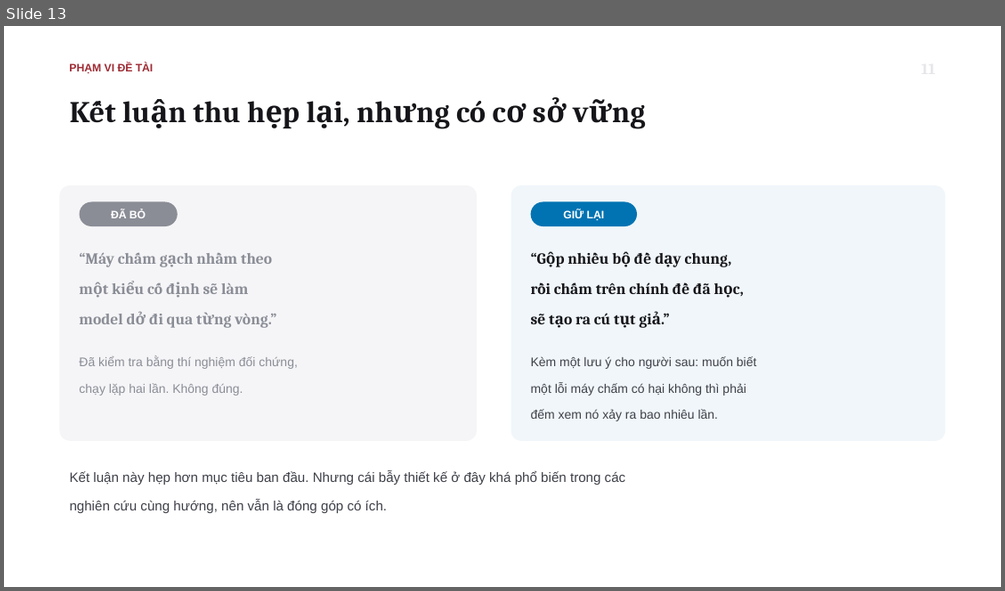
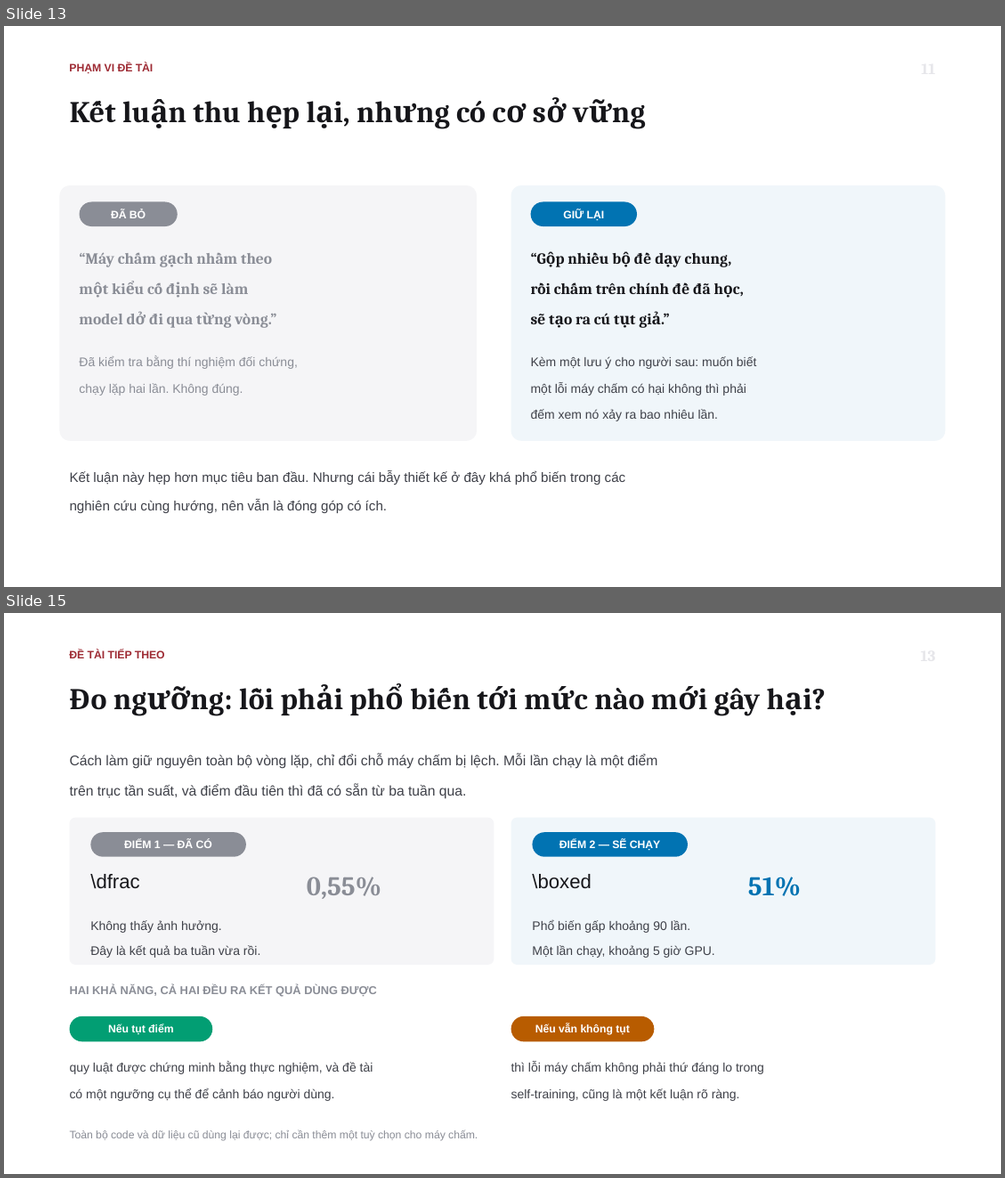
Before and after one commit to tsan2711/DACNTT_2026, a slide deck: BaoCaoTienDo_Tuan1-3_52300057_52300006.pptx. Shown one above the other, each under a label of ours: slide 13 before the commit, slides 13 and 15 after it; the slides between them are not shown. The pictures are 1005x591 and 1005x1178 pixels, drawn with LibreOffice and Linux fonts; fonts in the diff are those of the drawing. Boxes give left, top, right and bottom in pixels: in the first picture for what was removed or moved away, otherwise in the second. Text is boxed around its words. In the diff, an @@ line names an element or a change of style, - is before the commit and + after.

```diff
--- a/BaoCaoTienDo_Tuan1-3_52300057_52300006.pptx
+++ b/BaoCaoTienDo_Tuan1-3_52300057_52300006.pptx
@@ slide 15 added at box(4, 613, 1001, 1174), background #FFFFFF @@
@@ text added at box(69, 650, 165, 658), 10.5 pt, text #9E2B34, bold @@
+ĐỀ TÀI TIẾP THEO
@@ text added at box(70, 688, 760, 716), 29 pt, text #16161A, bold @@
+Đo ngưỡng: lỗi phải phổ biến tới mức nào mới gây hại?
@@ text added at box(70, 754, 657, 799), 13.5 pt, text #3F4149 @@
+Cách làm giữ nguyên toàn bộ vòng lặp, chỉ đổi chỗ máy chấm bị lệch. Mỗi lần chạy là một điểm
+trên trục tần suất, và điểm đầu tiên thì đã có sẵn từ ba tuần qua.
@@ rounded rectangle added at box(70, 817, 494, 965), fill #F5F5F7 @@
@@ rounded rectangle added at box(511, 817, 936, 965), fill #F0F6FA @@
@@ rounded rectangle added at box(90, 832, 246, 857), fill #8A8D96, 10.5 pt, text #FFFFFF, bold @@
+ĐIỂM 1 — ĐÃ CÓ
@@ rounded rectangle added at box(532, 832, 688, 857), fill #0173B2, 10.5 pt, text #FFFFFF, bold @@
+ĐIỂM 2 — SẼ CHẠY
@@ text added at box(90, 874, 139, 889), 19 pt, text #16161A @@
+\dfrac
@@ text added at box(307, 876, 381, 899), 26 pt, text #8A8D96, bold @@
+0,55%
@@ text added at box(532, 874, 591, 889), 19 pt, text #16161A @@
+\boxed
@@ text added at box(748, 876, 801, 896), 26 pt, text #0173B2, bold @@
+51%
@@ text added at box(90, 920, 260, 957), 12 pt, text #3F4149 @@
+Không thấy ảnh hưởng.
+Đây là kết quả ba tuần vừa rồi.
@@ text added at box(532, 919, 715, 957), 12 pt, text #3F4149 @@
+Phổ biến gấp khoảng 90 lần.
+Một lần chạy, khoảng 5 giờ GPU.
@@ text added at box(70, 984, 377, 996), 11 pt, text #8A8D96, bold @@
+HAI KHẢ NĂNG, CẢ HAI ĐỀU RA KẾT QUẢ DÙNG ĐƯỢC
@@ rounded rectangle added at box(70, 1016, 212, 1041), fill #029E73, 10.5 pt, text #FFFFFF, bold @@
+Nếu tụt điểm
@@ rounded rectangle added at box(511, 1016, 654, 1041), fill #B85C00, 10.5 pt, text #FFFFFF, bold @@
+Nếu vẫn không tụt
@@ text added at box(70, 1062, 373, 1101), 12 pt, text #3F4149 @@
+quy luật được chứng minh bằng thực nghiệm, và đề tài
+có một ngưỡng cụ thể để cảnh báo người dùng.
@@ text added at box(511, 1062, 764, 1101), 12 pt, text #3F4149 @@
+thì lỗi máy chấm không phải thứ đáng lo trong
+self-training, cũng là một kết luận rõ ràng.
@@ text added at box(70, 1130, 477, 1141), 10.5 pt, text #8A8D96 @@
+Toàn bộ code và dữ liệu cũ dùng lại được; chỉ cần thêm một tuỳ chọn cho máy chấm.
```
Also in this commit, not shown: 3 slides changed, 1 other slide added, 1 slide removed, 2 other files.
